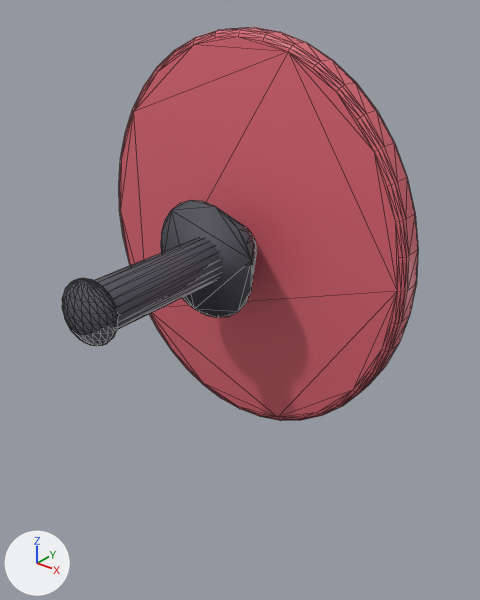
An edit to the glTF model assets/paddle.glb, drawn before and after from the same camera.
Both versions are drawn from a 50 mm lens placed at (0.37, -0.474, 0.228), pointed at (0.037, -0.058, -0.03). The axes (+X, +Y, +Z) are drawn at lower left. The lights are the same throughout. The older version comes first. Mesh edges are drawn as thin lines. Vertices at exactly the same position are counted once.

The scene before the commit, as lines of its bpy script (objects in view):
```python
mat_paddleblade = principled_material('PaddleBlade')
mat_paddleblade.base_color = (0.72, 0.13, 0.17)  # red #dd6573
mat_paddleblade.roughness = 0.45
me_cylinder = bpy.data.meshes.new('Cylinder')
me_cylinder.from_pydata(...)  # 670 vertices, 1324 faces; spans x -0.17..0.17, y -0.209..0.014, z -0.19..0.19
# faces by material slot: [636, 688]
me_cylinder.materials.append(mat_paddleblade)  # red #dd6573
me_cylinder.materials.append(mat_paddlegrip)  # dark grey #55555d
ob_paddle = bpy.data.objects.new('Paddle', me_cylinder)
ob_paddle.location = (0.0, 0.0, 0.0)
```
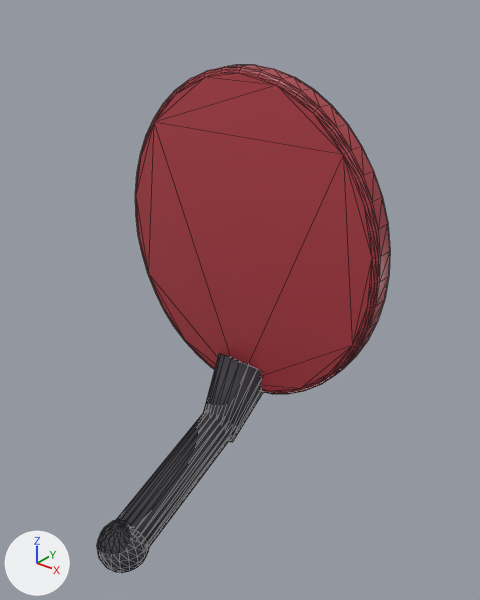
Location of each change, (x1, y1, x2, y2) in pixels of the pictures (480 x 600 px):
```json
{"object": "Paddle", "change": "recoloured, reshaped", "before": [62, 27, 418, 421], "after": [97, 65, 390, 573], "on screen": "18% narrower, 29% taller"}
{"part": 1, "of": "me_cylinder", "change": "added", "after": [97, 519, 149, 573]}
{"part": 2, "of": "me_cylinder", "change": "rebuilt", "before": [119, 27, 418, 421], "after": [135, 65, 390, 394], "on screen": "15% narrower, 16% shorter"}
{"part": 3, "of": "me_cylinder", "change": "added", "after": [203, 353, 263, 442]}
{"part": 4, "of": "me_cylinder", "change": "added", "after": [117, 412, 230, 547]}
{"part": 5, "of": "me_cylinder", "change": "deleted", "before": [62, 278, 118, 346]}
{"part": 6, "of": "me_cylinder", "change": "deleted", "before": [94, 238, 222, 330]}
{"part": 7, "of": "me_cylinder", "change": "deleted", "before": [161, 200, 257, 318]}
```

Scene script edits in JSON lines:
```json
{"op": "set", "path": "mat_paddleblade.base_color", "old": "(0.72, 0.13, 0.17)", "new": "(0.42, 0.045, 0.06)", "note": "red #dd6573 -> red #ad3c45"}
{"block": "me_cylinder", "where": "# used by ob_paddle; location = (0.0, 0.0, 0.0)"}
{"op": "remove", "block": "me_cylinder", "code": "me_cylinder.from_pydata(...)  # 670 vertices, 1324 faces; spans x -0.17..0.17, y -0.209..0.014, z -0.19..0.19"}
{"op": "add", "block": "me_cylinder", "code": "me_cylinder.from_pydata(...)  # 578 vertices, 1140 faces; spans x -0.145..0.145, y -0.209..0.022, z -0.269..0.16"}
{"block": "me_cylinder", "change": "me_cylinder part 1: a new loose piece, a UV sphere (18 segments, 9 rings, poles along z) spanning x -0.023..0.023, y -0.209..-0.161, z -0.269..-0.221, in mat_paddlegrip (dark grey #35353c)"}
{"block": "me_cylinder", "change": "me_cylinder part 2: the loose piece of 320 vertices spanning x -0.17..0.17, y -0.014..0.014, z -0.19..0.19 is rebuilt with 352 vertices and now spans x -0.145..0.145, y -0.013..0.013, z -0.16..0.16"}
{"block": "me_cylinder", "change": "me_cylinder part 3: a new loose piece of 40 vertices spanning x -0.031..0.031, y -0.067..0.022, z -0.21..-0.118, in mat_paddlegrip (dark grey #35353c)"}
{"block": "me_cylinder", "change": "me_cylinder part 4: a new loose piece of 40 vertices spanning x -0.02..0.02, y -0.193..-0.032, z -0.264..-0.166, in mat_paddlegrip (dark grey #35353c)"}
{"block": "me_cylinder", "change": "me_cylinder part 5: the loose piece of 182 vertices spanning x -0.027..0.027, y -0.209..-0.179, z -0.027..0.027 is deleted"}
{"block": "me_cylinder", "change": "me_cylinder part 6: the loose piece of 120 vertices spanning x -0.021..0.021, y -0.194..-0.054, z -0.021..0.021 is deleted"}
{"block": "me_cylinder", "change": "me_cylinder part 7: the loose piece of 48 vertices spanning x -0.055..0.055, y -0.063..-0.013, z -0.055..0.055 is deleted"}
```
